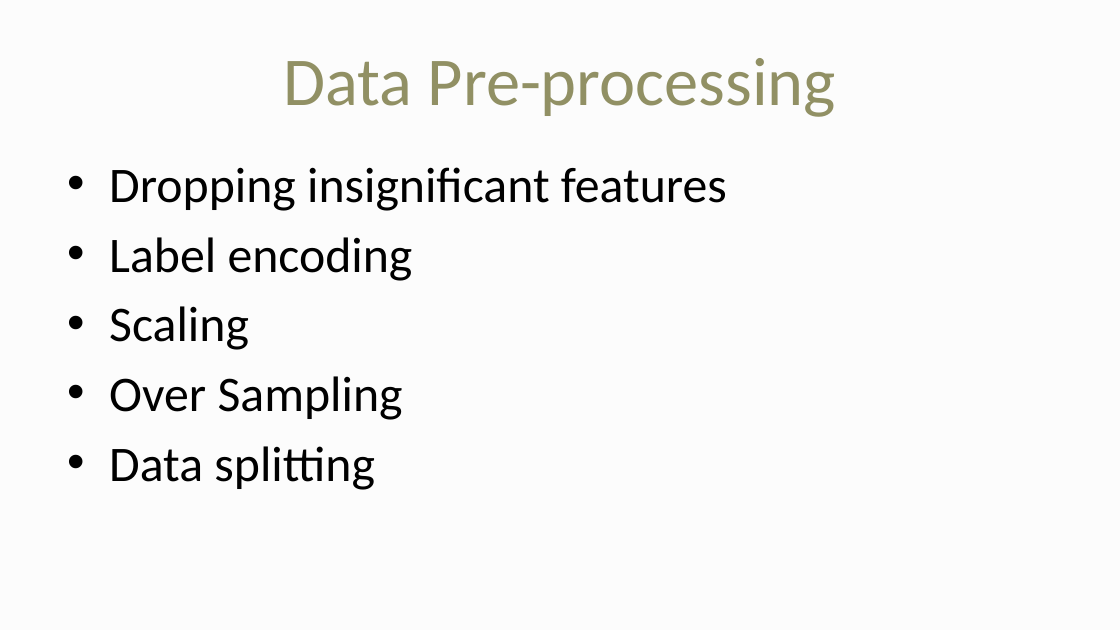
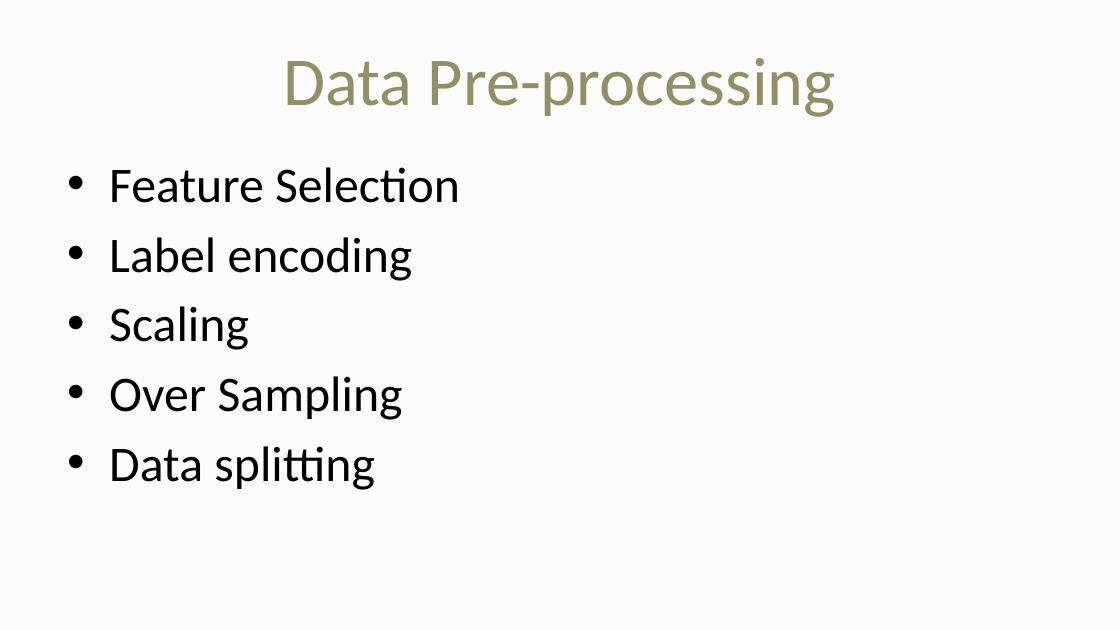
Before and after one commit to vaibhagarwal/Projects, a slide deck: slide 19 of Churn_Analysis/Churn_Analysis_Presentation.pptx. Drawn at 1120x630 pixels with LibreOffice and Linux fonts; fonts in the diff are those of the drawing. Boxes give left, top, right and bottom in pixels: in the first picture for what was removed or moved away, otherwise in the second. Text is boxed around its words. In the diff, an @@ line names an element or a change of style, - is before the commit and + after.

```diff
--- a/Churn_Analysis/Churn_Analysis_Presentation.pptx
+++ b/Churn_Analysis/Churn_Analysis_Presentation.pptx
@@ text at bbox=[109, 167, 460, 203]: text changed @@
-• Dropping insignificant features
+• Feature Selection
```
Also in this commit, not shown: 1 other slide changed, 4 other files.
